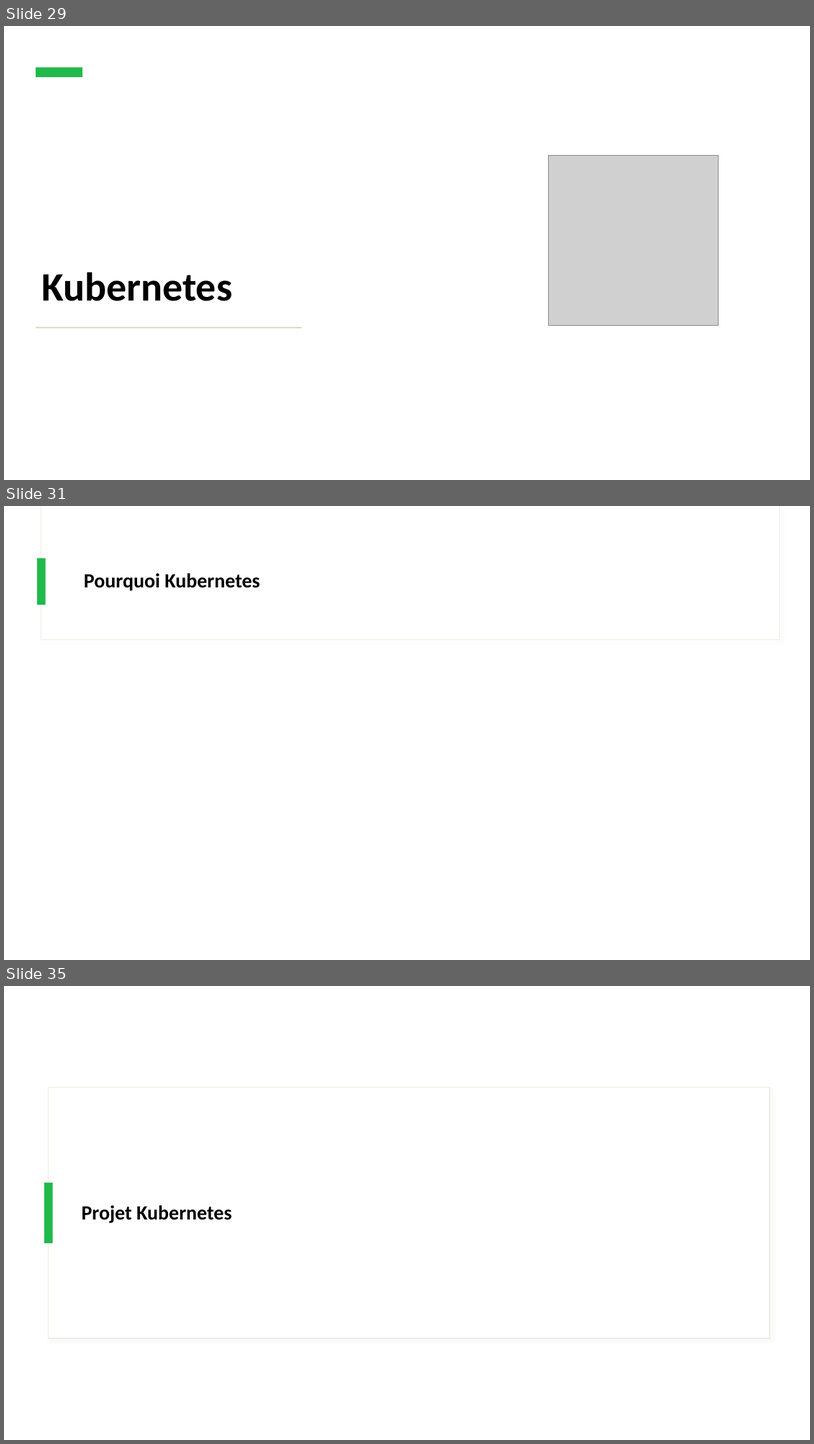
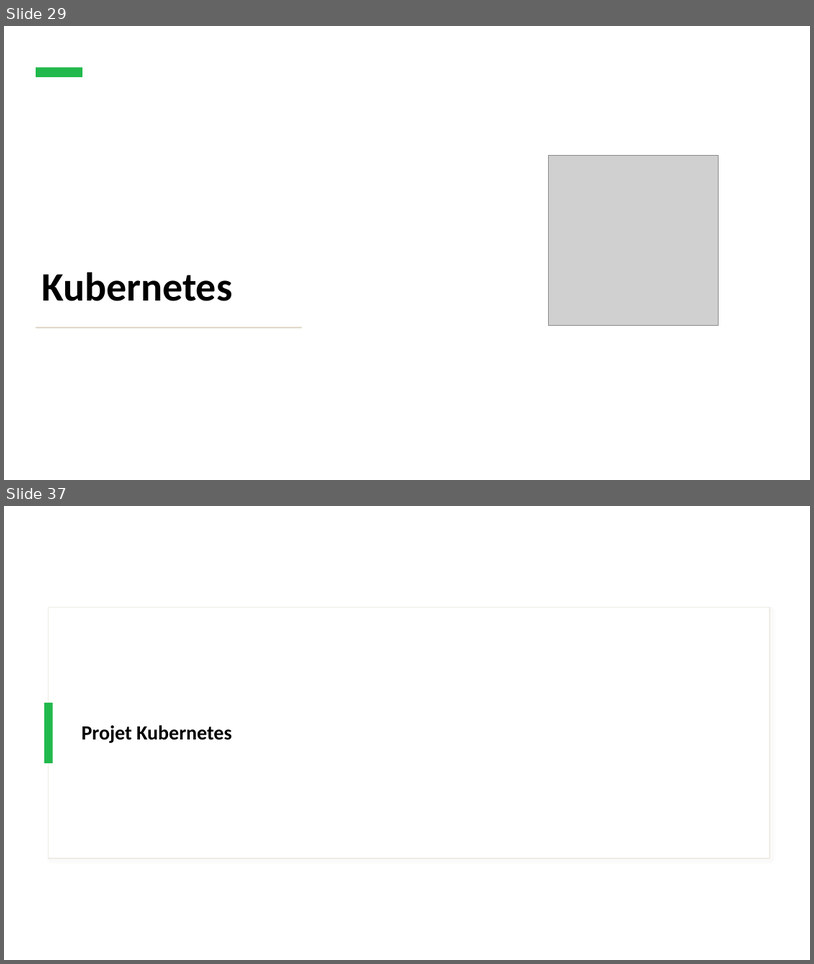
Before and after one commit to IPSSIASIDEV2/Jedy-DockerKubernetes-Formation, a slide deck: Cours/Cours.pptx. Shown one above the other, each under a label of ours: slides 29, 31 and 35 before the commit, slides 29 and 37 after it; the slides between them are not shown. The pictures are 814x1444 and 814x964 pixels, drawn with LibreOffice and Linux fonts; fonts in the diff are those of the drawing; grey boxes stand for pictures. Boxes give left, top, right and bottom in pixels: in the first picture for what was removed or moved away, otherwise in the second. Text is boxed around its words. In the diff, an @@ line names an element or a change of style, - is before the commit and + after.

```diff
--- a/Cours/Cours.pptx
+++ b/Cours/Cours.pptx
@@ slide 31 removed at [4, 506, 810, 960], background #FFFFFF @@
@@ rectangle removed at [41, 506, 779, 640] @@
@@ rectangle removed at [41, 506, 779, 639] @@
@@ rectangle removed at [37, 558, 46, 605] @@
@@ title removed at [84, 573, 260, 591] @@
-Pourquoi Kubernetes
@@ what was slide 35 is now slide 37 @@
```
Also in this commit, not shown: 1 slide changed, 6 slides added, 3 other slides removed, 8 other files.
